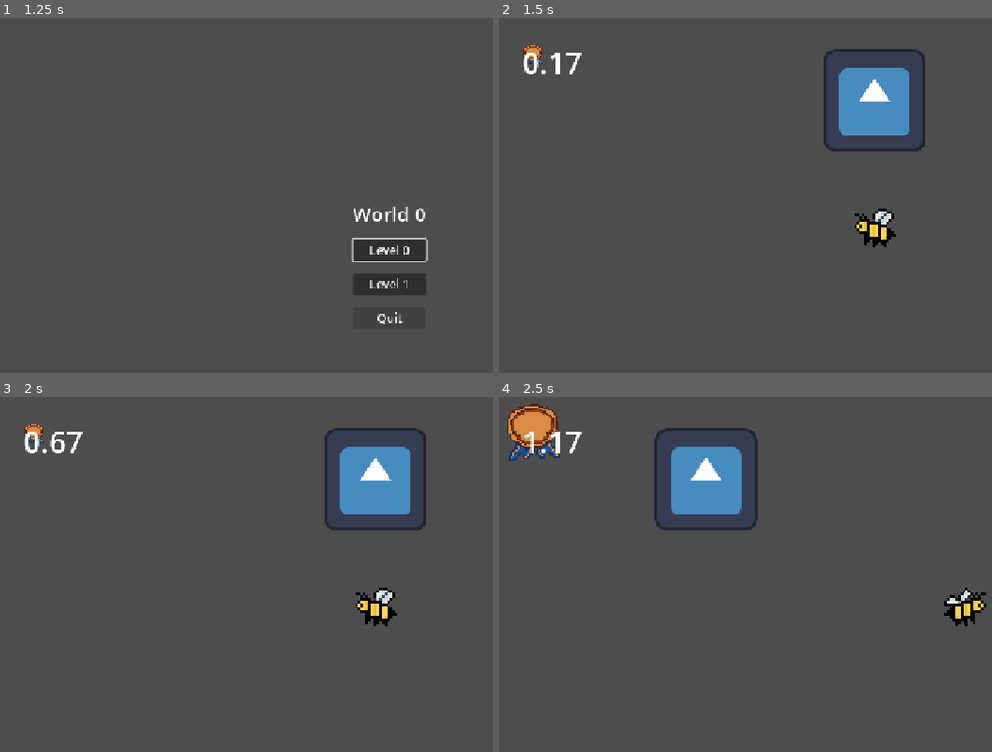
Above: before the commit, frames 1-4 (two rows, left to right).
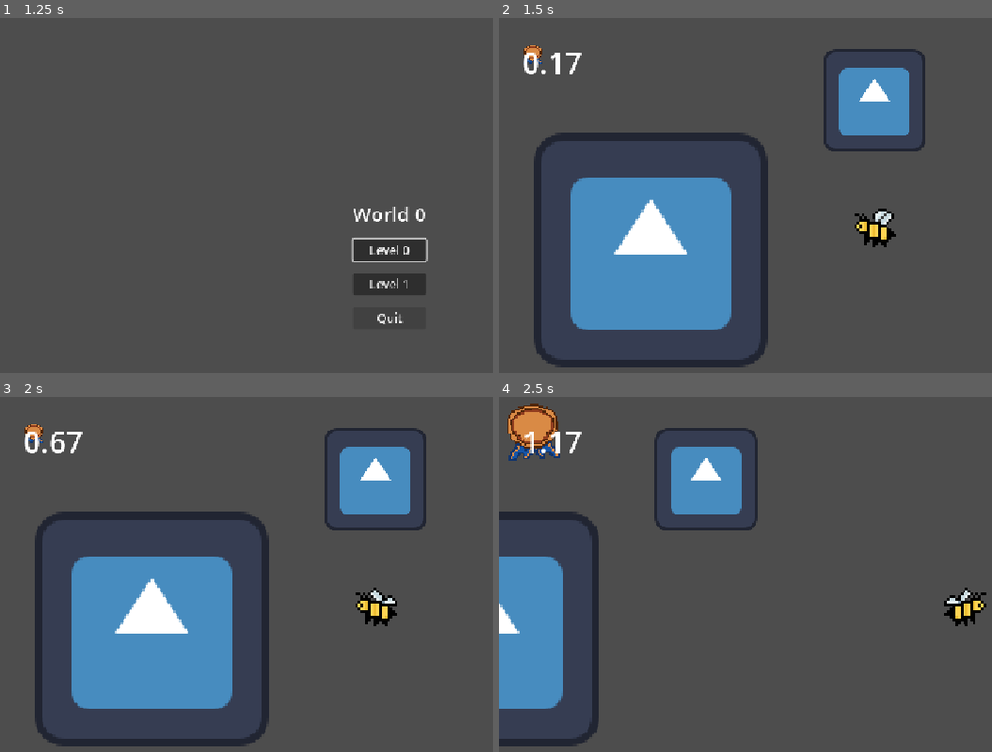
Above: after the commit, the same moments.

Repository: futurefleagames-lab/bee-line
Game: Godot game, scene res://scenes/menus/main_menu.tscn
Same seed, same stepped clock (60 frames per second), same inputs: the game is played once before the commit and once after it. The engine's default icon, where the game draws it, is replaced by a stand-in: a white triangle on a blue panel in a dark square.
Inputs (mouse positions are in pixels of both pictures, inside the frame that each line leads up to):
- Up to frame 1 (1.25 s): click "PLAY" at 0.5 s
- Up to frame 2 (1.5 s): click "Level 0" at 1.25 s
- Up to frame 3 (2 s): no input
- Up to frame 4 (2.5 s): tap Enter (ui_accept) at 2, 2.27 s; move the mouse to (outside the picture) at 2.02 s; hold D (right) from 2.03 s (still down); tap Space (dash) at 2.1 s; click (outside the picture) at 2.17 s

Frame 1 is identical in both runs. In frame 2, 18% of the frame differs, in the area x 7-55%, y 32-99%; in frame 3, 18%, in the area x 7-81%, y 32-99%; in frame 4, 7.2%.

Commit message:
Cling sprite implementation

Diff:
--- a/scenes/bee.tscn
+++ b/scenes/bee.tscn
@@ -1,6 +1,7 @@
 [gd_scene format=3 uid="uid://cppuuw1fl33ui"]
 
 [ext_resource type="Script" uid="uid://cg4wq0calk4gc" path="res://scripts/bee.gd" id="1_vie5o"]
+[ext_resource type="Texture2D" uid="uid://dv6rxk1b45hyh" path="res://assets/bee-stagnant.png" id="2_ogg2i"]
 [ext_resource type="Texture2D" uid="uid://djussrbtieunf" path="res://assets/bee.png" id="2_vie5o"]
 
 [sub_resource type="AtlasTexture" id="AtlasTexture_ogg2i"]
@@ -15,13 +16,21 @@
 animations = [{
 "frames": [{
 "duration": 1.0,
+"texture": ExtResource("2_ogg2i")
+}],
+"loop": 1,
+"name": &"cling",
+"speed": 5.0
+}, {
+"frames": [{
+"duration": 1.0,
 "texture": SubResource("AtlasTexture_ogg2i")
 }, {
 "duration": 1.0,
 "texture": SubResource("AtlasTexture_qf6nb")
 }],
 "loop": 1,
-"name": &"default",
+"name": &"flight",
 "speed": 5.0
 }]
 
@@ -35,9 +44,8 @@
 [node name="AnimatedSprite2D" type="AnimatedSprite2D" parent="." unique_id=1326888453]
 scale = Vector2(10, 10)
 sprite_frames = SubResource("SpriteFrames_2xnet")
-autoplay = "default"
-frame = 1
-frame_progress = 0.52553034
+animation = &"cling"
+autoplay = "flight"
 
 [node name="CollisionShape2D" type="CollisionShape2D" parent="." unique_id=418103863]
 shape = SubResource("CircleShape2D_idvct")
--- a/scenes/levels/level_test.tscn
+++ b/scenes/levels/level_test.tscn
@@ -5,6 +5,7 @@
 [ext_resource type="PackedScene" uid="uid://djhv1q8sdi20s" path="res://scenes/obstacles/end_goal.tscn" id="3_uh3ll"]
 [ext_resource type="PackedScene" uid="uid://c7j8qn67uik71" path="res://scenes/HUD/medal_ui.tscn" id="4_4lw2e"]
 [ext_resource type="PackedScene" uid="uid://bcwxjlolq2y7f" path="res://scenes/HUD/LevelHUD.tscn" id="5_ycf23"]
+[ext_resource type="PackedScene" uid="uid://7vpd2ca3xg1b" path="res://scenes/obstacles/block.tscn" id="6_uh3ll"]
 
 [node name="LevelTemplate" type="Node2D" unique_id=482096296]
 script = ExtResource("1_4ptlp")
@@ -21,3 +22,7 @@
 
 [node name="LevelHud" parent="." unique_id=812462990 instance=ExtResource("5_ycf23")]
 script = null
+
+[node name="block" parent="." unique_id=1878223506 instance=ExtResource("6_uh3ll")]
+position = Vector2(-859, 80)
+scale = Vector2(7, 7)
--- a/scripts/bee.gd
+++ b/scripts/bee.gd
@@ -8,7 +8,7 @@
 var state = "flying"
 var wall_timer = 0.3
 var dash_timer = 0.25
-var stored_speed = 0.0
+var stored_velocity = Vector2()
 var wall_normal = Vector2()
 var wish_vector = Vector2()
 func _physics_process(delta: float) -> void:
@@ -17,13 +17,17 @@
 	#Get the desired direction based on input
 	if state != "dashing":
 		wish_vector = Input.get_vector("left","right","up","down")
+
+
 	if state == "flying":
 		if Input.is_action_just_pressed("dash"):
 			dash_timer = 0.25
 			state = "dashing"
 		else:
 			velocity = velocity + wish_vector * FORCE - velocity * AIR_FRICTION
-			stored_speed = velocity.length()
+			stored_velocity = velocity
+
+
 	elif state == "dashing":
 		if dash_timer <= 0:
 			state = "flying"
@@ -36,22 +40,36 @@
 		dash_timer = dash_timer - delta
 	elif state == "wall":
 		if Input.is_action_just_pressed("dash"):
-			velocity = Vector2(1,0).rotated(wish_vector.angle()) * stored_speed * (wall_timer/0.05)
+			velocity = Vector2(1,0).rotated(wish_vector.angle()) * stored_velocity.length() * (wall_timer/0.05)
 			state = "flying"
+			$AnimatedSprite2D.rotation = 0
+			$AnimatedSprite2D.play("flight")
+			$AnimatedSprite2D.offset = Vector2()
 		elif wall_timer <= 0:
 			velocity = wall_normal * 500
 			state = "flying"
+			$AnimatedSprite2D.rotation = 0
+			$AnimatedSprite2D.play("flight")
+			$AnimatedSprite2D.offset = Vector2()
 		else:
 			wall_timer = wall_timer - 1 * delta
 	#wall_min_slide_angle = 0
 	#move_and_slide()
-	if wish_vector.x > 0:
-		$AnimatedSprite2D.set_flip_h(1)
-	elif wish_vector.x < 0:
-		$AnimatedSprite2D.set_flip_h(0)
+	if state != "wall":
+		if wish_vector.x > 0:
+			$AnimatedSprite2D.set_flip_h(1)
+		elif wish_vector.x < 0:
+			$AnimatedSprite2D.set_flip_h(0)
 	var collision = move_and_collide(velocity * delta)
 	if collision:
+		wall_normal = collision.get_normal()
 		if  state != "wall":
+			$AnimatedSprite2D.play("cling")
+			$AnimatedSprite2D.rotation = (wall_normal.angle() + PI/2)
+			$AnimatedSprite2D.offset = Vector2(0,2)
+			if stored_velocity.x > 0 && wall_normal.y > 0:
+				$AnimatedSprite2D.set_flip_h(0)
+			elif stored_velocity.x < 0 && wall_normal.y > 0:
+				$AnimatedSprite2D.set_flip_h(1)
 			state = "wall"
 			wall_timer = 0.3
-		wall_normal = collision.get_normal()
